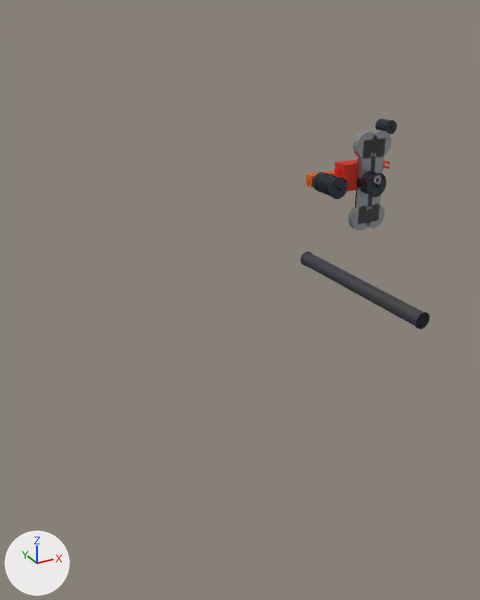
The glTF model examples/demo_robot/gltf/gen79_exploded.glb: old version first, new version second.
Rendered twice from a 50 mm lens placed at (-1.089, -2.063, 0.693), pointed at (-0.323, -0.671, -0.003). Arrows for +X, +Y and +Z are at lower left; the lights stay in place. The picture after the commit comes second. Where no turn or scale is listed for an object, it has been applied to the vertices. Vertices at exactly the same position are counted once.

In view in the first picture: 'alloy_chassis_46010e8b_x_x', 'brushless_motor_compact_84b8d6d2_x_x', 'brushless_motor_dac1ba68_x_x', 'brushless_motor_dac1ba68_x_x_x_x', 'carbon_tube_fb4a1dca', 'compact_lipo_73f04445_x_x', 'high_power_lipo_4b6909da', 'high_power_lipo_53606a64' and 1 more.
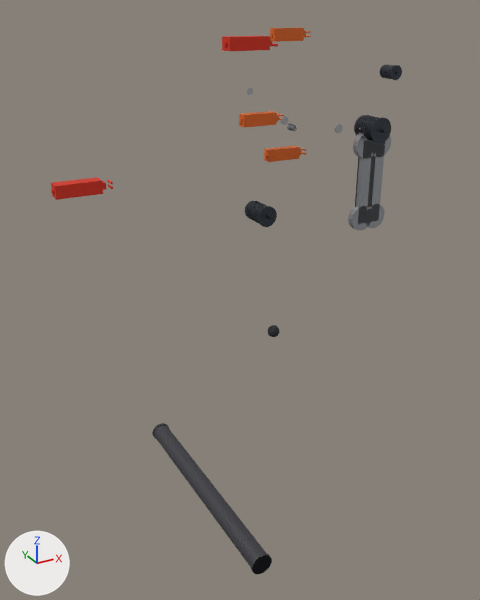
Diff of the bpy script that builds the scene:
```diff
--- a/examples/demo_robot/gltf/gen79_exploded.glb.py
+++ b/examples/demo_robot/gltf/gen79_exploded.glb.py
@@ me_carbon_tube_fb4a1dca @@
-me_carbon_tube_fb4a1dca.from_pydata(...)  # 404 vertices, 800 faces; spans x -0.022..0.022, y -1.0..-0.5, z -0.022..0.022
+me_carbon_tube_fb4a1dca.from_pydata(...)  # 326 vertices, 640 faces; spans x -0.611..-0.567, y -1.242..-0.742, z -0.3..-0.256
+# me_carbon_tube_fb4a1dca part 1: 404 vertices removed from x -0.022..0.022, y -1.0..-0.5, z -0.022..0.022
+# me_carbon_tube_fb4a1dca part 2: 326 vertices added at x -0.611..-0.567, y -1.242..-0.742, z -0.3..-0.256
 me_carbon_tube_fb4a1dca.materials.append(mat_carbon_fiber_tube)
@@ me_compact_lipo_95078d9e @@
-me_compact_lipo_95078d9e.from_pydata(...)  # 120 vertices, 208 faces; spans x 0.0597..0.2012, y -0.5047..-0.4747, z 0.1994..0.2344
+me_compact_lipo_95078d9e.from_pydata(...)  # 120 vertices, 208 faces; spans x -0.0367..0.1048, y -0.3268..-0.2968, z 0.2622..0.2972
+# me_compact_lipo_95078d9e part 3: the whole mesh is moved by (-0.0964, 0.1779, 0.0628)
 me_compact_lipo_95078d9e.materials.append(mat_lipo_battery__compact)
@@ me_high_power_lipo_4b6909da @@
-me_high_power_lipo_4b6909da.from_pydata(...)  # 120 vertices, 208 faces; spans x 0.045..0.227, y -0.523..-0.471, z 0.197..0.237
+me_high_power_lipo_4b6909da.from_pydata(...)  # 120 vertices, 208 faces; spans x -0.088..0.093, y -0.17..-0.118, z 0.573..0.613
+# me_high_power_lipo_4b6909da part 4: the whole mesh is moved by (-0.133, 0.352, 0.376)
 me_high_power_lipo_4b6909da.materials.append(mat_lipo_battery__high_power)
@@ me_high_power_lipo_53606a64 @@
-me_high_power_lipo_53606a64.from_pydata(...)  # 120 vertices, 208 faces; spans x 0.101..0.282, y -0.521..-0.473, z 0.236..0.276
+me_high_power_lipo_53606a64.from_pydata(...)  # 120 vertices, 208 faces; spans x -0.65..-0.469, y -0.148..-0.1, z 0.182..0.222
+# me_high_power_lipo_53606a64 part 5: the whole mesh is moved by (-0.751, 0.373, -0.054)
 me_high_power_lipo_53606a64.materials.append(mat_lipo_battery__high_power)
@@ me_compact_lipo_3f46917b_x_x @@
-me_compact_lipo_3f46917b_x_x.from_pydata(...)  # 120 vertices, 208 faces; spans x 0.0734..0.2019, y -0.5001..-0.4751, z 0.1994..0.2344
+me_compact_lipo_3f46917b_x_x.from_pydata(...)  # 120 vertices, 208 faces; spans x -0.0229..0.1056, y -0.3222..-0.2972, z 0.6049..0.6399
+# me_compact_lipo_3f46917b_x_x part 6: the whole mesh is moved by (-0.0964, 0.1779, 0.4055)
 me_compact_lipo_3f46917b_x_x.materials.append(mat_lipo_battery__compact)
@@ me_compact_lipo_73f04445_x_x @@
-me_compact_lipo_73f04445_x_x.from_pydata(...)  # 120 vertices, 208 faces; spans x 0.0202..0.1618, y -0.4741..-0.4441, z 0.2081..0.2431
+me_compact_lipo_73f04445_x_x.from_pydata(...)  # 120 vertices, 208 faces; spans x -0.1329..0.0086, y -0.3416..-0.3116, z 0.3752..0.4102
+# me_compact_lipo_73f04445_x_x part 7: the whole mesh is moved by (-0.1532, 0.1325, 0.167)
 me_compact_lipo_73f04445_x_x.materials.append(mat_lipo_battery__compact)
@@ me_brushless_motor_dac1ba68_x_x @@
-me_brushless_motor_dac1ba68_x_x.from_pydata(...)  # 786 vertices, 1552 faces; spans x 0.0185..0.0813, y -0.5893..-0.483, z 0.1943..0.257
+me_brushless_motor_dac1ba68_x_x.from_pydata(...)  # 726 vertices, 1408 faces; spans x -0.1346..-0.0719, y -0.4569..-0.3506, z 0.0977..0.1604
+# me_brushless_motor_dac1ba68_x_x part 8: a new loose piece of 196 vertices spanning x -0.1346..-0.0719, y -0.4396..-0.3506, z 0.0977..0.1604, in mat_brushless_motor__steel
+# me_brushless_motor_dac1ba68_x_x part 9: the loose piece of 256 vertices spanning x 0.0185..0.0813, y -0.572..-0.483, z 0.1943..0.257 is deleted
+# other edits to the shape of me_brushless_motor_dac1ba68_x_x do not show in these pictures
 me_brushless_motor_dac1ba68_x_x.materials.append(mat_brushless_motor__steel)
@@ me_brushless_motor_dac1ba68_x_x_x_x @@
-me_brushless_motor_dac1ba68_x_x_x_x.from_pydata(...)  # 786 vertices, 1552 faces; spans x 0.1491..0.2207, y -0.5921..-0.4924, z 0.1837..0.2554
+me_brushless_motor_dac1ba68_x_x_x_x.from_pydata(...)  # 726 vertices, 1408 faces; spans x 0.1491..0.2207, y -0.5921..-0.4924, z 0.3397..0.4114
+# me_brushless_motor_dac1ba68_x_x_x_x part 10: the loose piece of 66 vertices spanning x 0.1516..0.2182, y -0.5516..-0.5504, z 0.1862..0.2528 is moved by (0.0, 0.0, 0.156)
+# me_brushless_motor_dac1ba68_x_x_x_x part 11: a new loose piece of 196 vertices spanning x 0.1491..0.2207, y -0.5756..-0.4924, z 0.3397..0.4114, in mat_brushless_motor__steel
+# me_brushless_motor_dac1ba68_x_x_x_x part 12: the loose piece of 256 vertices spanning x 0.1491..0.2207, y -0.5756..-0.4924, z 0.1837..0.2554 is deleted
+# other edits to the shape of me_brushless_motor_dac1ba68_x_x_x_x do not show in these pictures
 me_brushless_motor_dac1ba68_x_x_x_x.materials.append(mat_brushless_motor__steel)
@@ me_brushless_motor_compact_84b8d6d2_x_x @@
-me_brushless_motor_compact_84b8d6d2_x_x.from_pydata(...)  # 428 vertices, 832 faces; spans x 0.2737..0.3155, y -0.4986..-0.4396, z 0.3433..0.3851
+me_brushless_motor_compact_84b8d6d2_x_x.from_pydata(...)  # 428 vertices, 832 faces; spans x 0.2737..0.3155, y -0.4986..-0.4396, z 0.4993..0.5411
+# me_brushless_motor_compact_84b8d6d2_x_x part 13: the whole mesh is moved by (0.0, 0.0, 0.156)
 me_brushless_motor_compact_84b8d6d2_x_x.materials.append(mat_compact_bldc_motor)
```

Location of each change, (x1, y1, x2, y2) in pixels of the pictures (480 x 600 px; the box of a moved part takes in the faces that stretch with it):
'carbon_tube_fb4a1dca', reshaped (7% narrower, 95% taller): before (301, 252, 430, 329); after (152, 423, 272, 574)
'high_power_lipo_53606a64', moved: before (335, 159, 390, 178); after (51, 177, 113, 200)
'brushless_motor_dac1ba68_x_x_x_x', reshaped: before (356, 171, 386, 197); after (354, 115, 391, 143)
'brushless_motor_dac1ba68_x_x', reshaped (8% narrower): before (313, 172, 348, 199); after (245, 201, 277, 227)
'high_power_lipo_4b6909da', moved (mostly hidden before): before (334, 175, 358, 191); after (222, 36, 278, 51)
'compact_lipo_73f04445_x_x', moved (mostly hidden before): before (306, 170, 335, 188); after (239, 111, 284, 128)
'brushless_motor_compact_84b8d6d2_x_x', moved: before (375, 119, 397, 134); after (380, 65, 402, 80)
'compact_lipo_95078d9e', moved (not visible before): after (264, 146, 307, 162)
'compact_lipo_3f46917b_x_x', moved (not visible before): after (270, 28, 311, 42)
part 1 of me_carbon_tube_fb4a1dca, deleted: before (301, 252, 430, 329)
part 2 of me_carbon_tube_fb4a1dca, added: after (152, 423, 272, 574)
part 8 of me_brushless_motor_dac1ba68_x_x, added: after (245, 201, 277, 227)
part 9 of me_brushless_motor_dac1ba68_x_x, deleted: before (313, 172, 348, 199)
part 10 of me_brushless_motor_dac1ba68_x_x_x_x, moved or reshaped: before (362, 172, 376, 194); after (366, 117, 379, 141)
part 11 of me_brushless_motor_dac1ba68_x_x_x_x, added: after (354, 115, 391, 143)
part 12 of me_brushless_motor_dac1ba68_x_x_x_x, deleted: before (357, 172, 386, 197)
